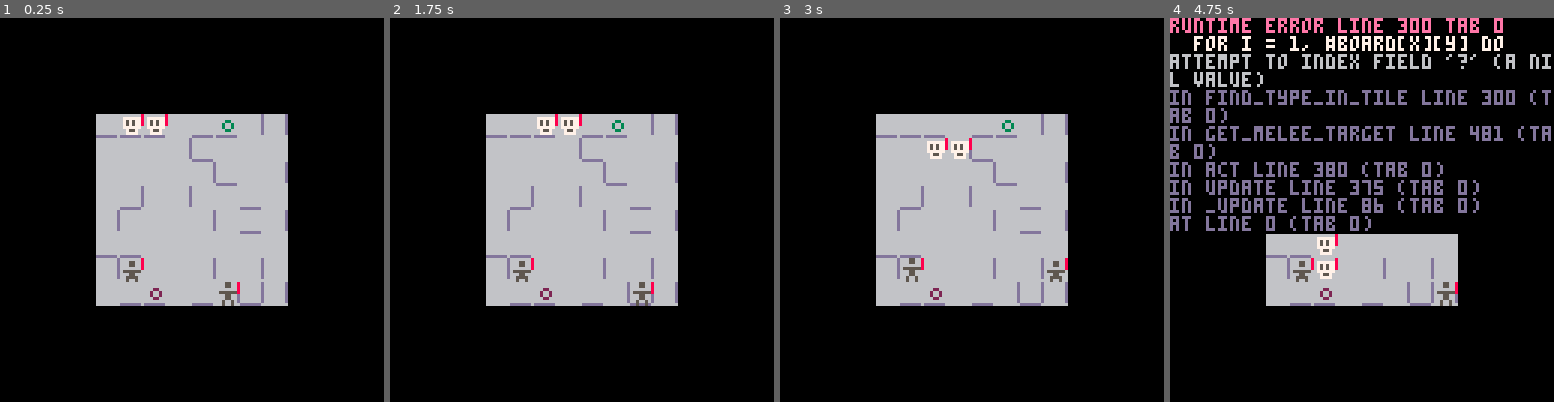
Above: before the commit, frames 1-4 (left to right).
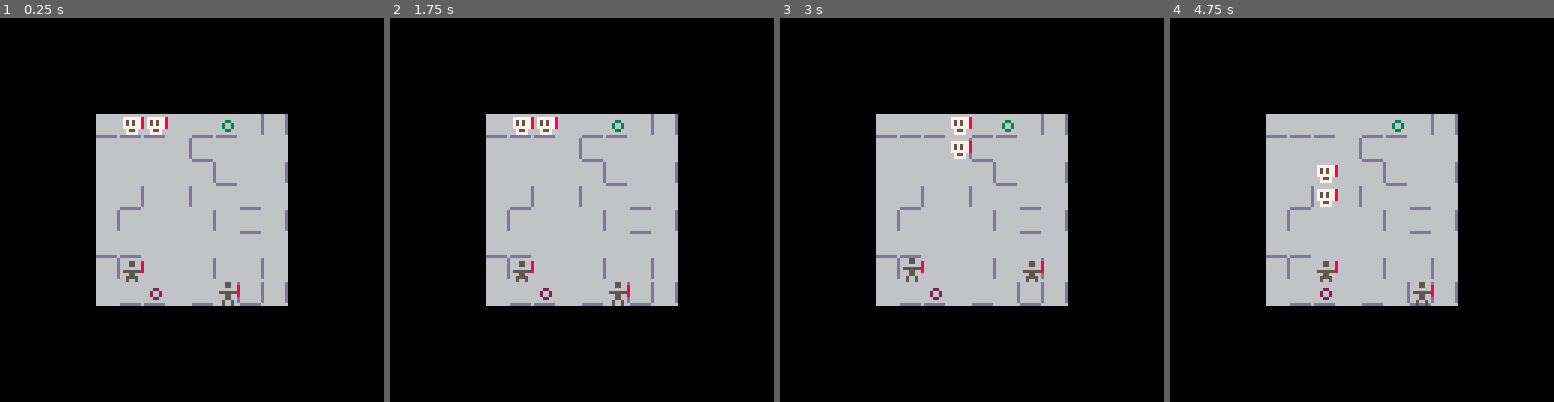
Above: after the commit, the same moments.

Repository: taylordolan/grid-folks
Game: PICO-8 cartridge grid_folks.p8
The game is run twice, just before and just after one commit, with the same random seed, the same clock (stepped at 60 frames per second) and the same inputs.
Inputs:
- Up to frame 1 (0.25 s): no input
- Up to frame 2 (1.75 s): tap X (X key) at 0.33, 1.07 s; hold Right from 1.6 s (still down)
- Up to frame 3 (3 s): tap X (X key) at 1.85, 2.97 s; release Right at 2.1 s; hold Up 2.15-2.42 s; hold Right from 2.47 s (still down)
- Up to frame 4 (4.75 s): release Right at 3.03 s; hold Left 3.08-3.58 s; hold Down 3.63-3.97 s; hold Right 4.02-4.68 s; tap X (X key) at 4.08 s; hold Up from 4.73 s (still down)

The runs differ from the first frame. In frame 1, less than 0.1% of the frame differs, in the area x 36-63%, y 25-73%; in frame 2, 0.7%; in frame 3, 0.7%; in frame 4, 25%, in the area x 0-100%, y 0-75%.
Error before the commit: runtime error line 300 tab 0; for i = 1, #board[x][y] do; attempt to index field '?' (a nil value)

Commit message:
finish cleaning up power stuff

Diff:
--- a/grid_folks.p8
+++ b/grid_folks.p8
@@ -9,12 +9,21 @@
 -- [x] prevent wall generation from creating closed areas
 -- [x] tiles with walls should count as empty for the purpose of deploying enemies and heroes
 -- [x] health for enemies
--- [ ] clean up power stuff
+-- [x] clean up power stuff
+-- [x] power tiles for melee damage
+-- [ ] press 'x' to switch heroes (instead of holding it)
 -- [ ] update deploy function to optionally accept a specific target
--- [ ] press 'x' to switch heroes (instead of holding)
--- [ ] power tiles for melee damage
--- [ ] don't generate walls in pointless spots
--- [ ] use objects instead of arrays for locations
+-- [ ] power tiles for health
+-- [ ] power tiles for score
+-- [ ] have some power tiles by default
+-- [ ] have some start locations for heroes
+-- [ ] add potential tiles for each type
+    -- deploy 3 random ones at the beginning of the game
+    -- include conditions for turning them into power tiles
+-- [ ] when a potential tile is triggered, reset walls and deploy 3 more random ones
+-- [ ] have enemies appear on a fixed schedule
+-- [ ] telegraph enemy arrival a turn in advance
+-- [ ] have enemies appear on an increasing schedule
 
 function _init()
 
@@ -121,7 +129,7 @@
 					spr(sprite, x_position, y_position)
           -- show health bar for things with health
           if (next.health) then
-            for i = 0, next.health - 1 do
+            for i = 1, next.health do
               pset(x_position + 7, y_position + i, 8)
             end
           end
@@ -378,21 +386,81 @@
         act(direction)
       end
 
+      -- this is called when the player hits a direction on their turn.
+      -- it determines which action should be taken and triggers it.
       function act(direction)
-        shoot_target = get_shoot_target(direction)
-        melee_target = get_melee_target(direction)
-        if self.shoot and shoot_target then
-          hit_enemy(shoot_target, 1)
-        elseif self.melee and melee_target then
-          hit_enemy(melee_target, 4)
-        elseif melee_target then
-          hit_enemy(melee_target, 2)
-        else
-          step(direction)
-        end
-      end
-
-      function update_companion_power(self)
+        local self_tile = {x(self), y(self)}
+        local next_tile = {self_x + direction[1], self_y + direction[2]}
+        if location_exists(next_tile) then
+          shoot_target = get_shoot_target(direction)
+          melee_target = get_melee_target(next_tile)
+          if self.shoot and shoot_target then
+            hit_enemy(shoot_target, 1)
+          elseif self.melee and melee_target then
+            hit_enemy(melee_target, 4)
+          elseif melee_target then
+            hit_enemy(melee_target, 2)
+          else
+            step(next_tile)
+          end
+        end
+      end
+
+      -- given a direction, this returns the nearest enemy in line of sight
+      -- or `false` if there's not one
+      function get_shoot_target(direction)
+
+        local now_tile = self_tile
+        local x_vel = direction[1]
+        local y_vel = direction[2]
+
+        while true do
+          -- define the current target
+          local next_tile = {now_tile[1] + x_vel, now_tile[2] + y_vel}
+          -- if `next_tile` is off the map, or there's a wall in the way, return false
+          if location_exists(next_tile) == false or is_wall_between(now_tile, next_tile) then
+            return false
+          end
+          -- if there's an enemy in the target, return it
+          local enemy = find_type_in_tile("enemy", next_tile)
+          if enemy then
+            return enemy
+          end
+          -- set `current` to `next_tile` and keep going
+          now_tile = next_tile
+        end
+      end
+
+      -- given a direction, this returns an adjacent enemy to hit
+      -- or `false` if there's not one
+      function get_melee_target(next_tile)
+
+        if is_wall_between(self_tile, next_tile) == false then
+          local target = find_type_in_tile("enemy", next_tile)
+          return target
+        end
+        return false
+      end
+
+      -- given an enemy and an amount of damage,
+      -- hit it and then kill if it has no health
+      function hit_enemy(enemy, damage)
+        enemy_x = x(enemy)
+        enemy_y = y(enemy)
+
+        enemy.health -= damage
+
+        if (enemy.health <= 0) then
+          del(enemies, enemy)
+          del(board[enemy_x][enemy_y], enemy)
+        end
+        end_turn()
+      end
+
+      -- updates the *other* hero's ability and sprite
+      -- based on the power tile that *this* hero is standing on
+      function update_companion_power()
+
         local here = {x(self), y(self)}
 
         -- find the other hero
@@ -411,78 +479,24 @@
         -- check if this hero's tile is a power tile
         local power = find_type_in_tile("power", here)
         if power then
+          -- apply the power's effect to the companion hero
+          companion[power.effect] = true
           companion.base_sprite = power.companion_sprite
-          -- apply the power's effect to the companion hero
-          if power.effect == "melee" then
-            companion.melee = true
-          elseif power.effect == "shoot" then
-            companion.shoot = true
-          end
-        end
-      end
-
-      function hit_enemy(enemy, damage)
-        enemy_x = x(enemy)
-        enemy_y = y(enemy)
-
-        enemy.health -= damage
-
-        if (enemy.health <= 0) then
-          del(enemies, enemy)
-          del(board[enemy_x][enemy_y], enemy)
-        end
-        end_turn()
-      end
-
-      function step(direction)
-        local next = {x(self) + direction[1], y(self) + direction[2]}
-        set_tile(self, next)
-        end_turn()
-      end
-
+        end
+      end
+
+       -- moves the hero to an adjacent tile if there's not a wall in the way
+      function step(next_tile)
+        if is_wall_between(self_tile, next_tile) == false then
+          set_tile(self, next_tile)
+          end_turn()
+        end
+      end
+
+      -- does whatever needs to happen after a hero has done its thing
       function end_turn()
-        update_companion_power(self)
+        update_companion_power()
         player_turn = false
-      end
-
-      -- todo: explain this
-      function get_shoot_target(direction)
-
-        local x_vel = direction[1]
-        local y_vel = direction[2]
-        local current = {x(self), y(self)}
-
-        while true do
-          -- define the current target
-          local next = {current[1] + x_vel, current[2] + y_vel}
-          -- if `next` is off the map, return false
-          if location_exists(next) == false then
-            return false
-          end
-          -- if there's a wall in the way, return false
-          if is_wall_between(current, next) then
-            return false
-          end
-          -- if there's an enemy in the target, return it
-          local enemy = find_type_in_tile("enemy", next)
-          -- local enemy_exists = enemy and true or false
-          if enemy then
-            return enemy
-          end
-          -- set `current` to `next` and keep going
-          current = next
-        end
-      end
-
-      -- todo: explain this
-      function get_melee_target(direction)
-
-        local x_vel = direction[1]
-        local y_vel = direction[2]
-        local next = {x(self) + x_vel, y(self) + y_vel}
-
-        local target = find_type_in_tile("enemy", next)
-        return target
       end
 		end
 	}
